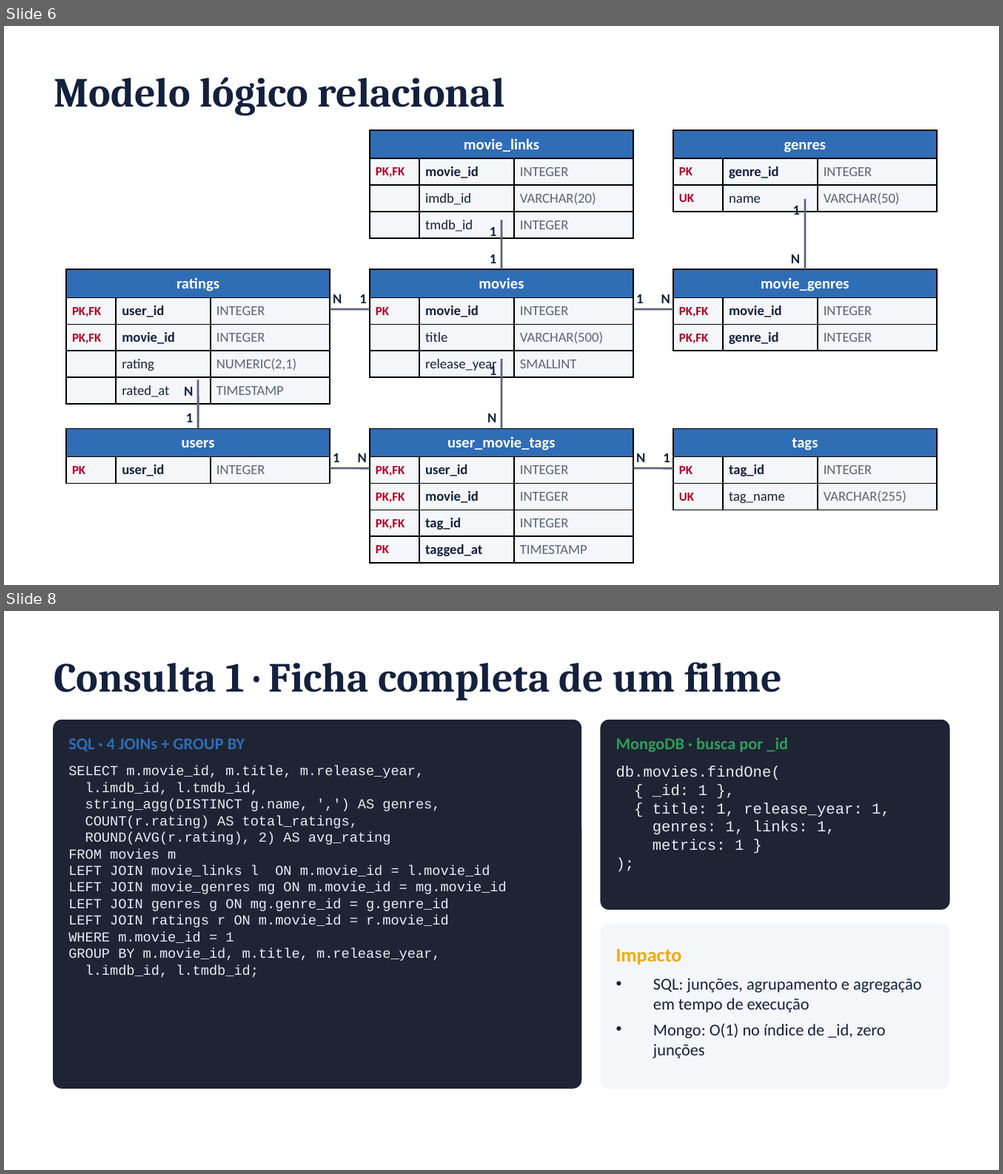
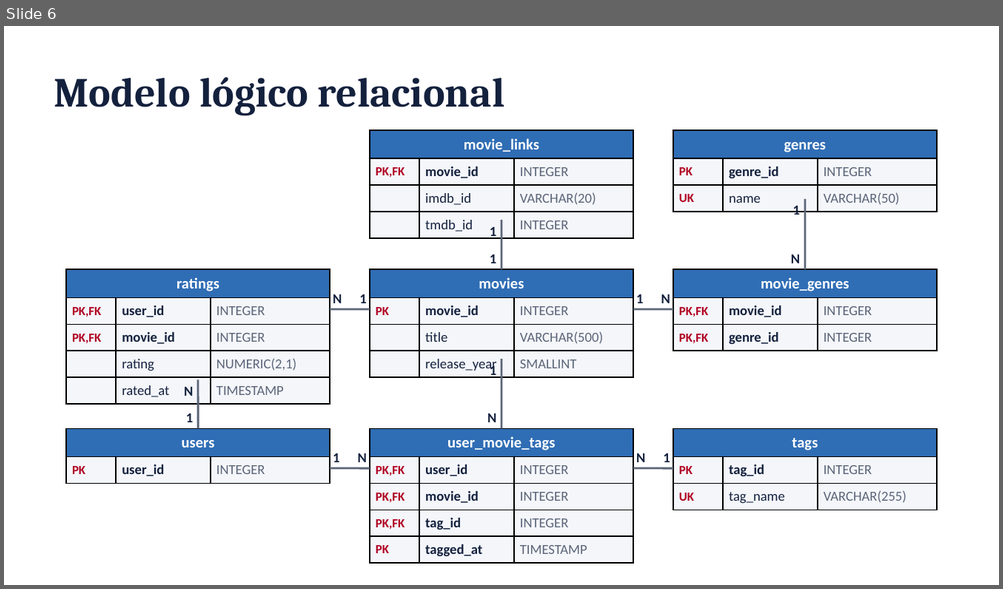
Before and after one commit to FineiasAntonio/BancoDeDados, a slide deck: docs/apresentacao.pptx. Shown one above the other, each under a label of ours: slides 6 and 8 before the commit, slide 6 after it; the slides between them are not shown. The pictures are 1003x1174 and 1003x589 pixels, drawn with LibreOffice and Linux fonts; fonts in the diff are those of the drawing. Boxes give left, top, right and bottom in pixels: in the first picture for what was removed or moved away, otherwise in the second. Text is boxed around its words. In the diff, an @@ line names an element or a change of style, - is before the commit and + after.

```diff
--- a/docs/apresentacao.pptx
+++ b/docs/apresentacao.pptx
@@ slide 8 removed at box(4, 611, 999, 1170), background #FFFFFF @@
@@ text removed at box(54, 662, 782, 701) @@
-Consulta 1 · Ficha completa de um filme
@@ rounded rectangle removed at box(54, 721, 581, 1088) @@
@@ rounded rectangle removed at box(600, 721, 949, 909) @@
@@ text removed at box(68, 738, 244, 752) @@
-SQL · 4 JOINs + GROUP BY
@@ text removed at box(616, 738, 788, 752) @@
-MongoDB · busca por _id
@@ text removed at box(68, 766, 506, 978) @@
-SELECT m.movie_id, m.title, m.release_year,
-l.imdb_id, l.tmdb_id,
-string_agg(DISTINCT g.name, ',') AS genres,
-COUNT(r.rating) AS total_ratings,
-ROUND(AVG(r.rating), 2) AS avg_rating
-FROM movies m
-LEFT JOIN movie_links l ON m.movie_id = l.movie_id
-LEFT JOIN movie_genres mg ON m.movie_id = mg.movie_id
-LEFT JOIN genres g ON mg.genre_id = g.genre_id
-LEFT JOIN ratings r ON m.movie_id = r.movie_id
-WHERE m.movie_id = 1
-GROUP BY m.movie_id, m.title, m.release_year,
-l.imdb_id, l.tmdb_id;
@@ text removed at box(616, 766, 890, 850) @@
-db.movies.findOne(
-{ _id: 1 },
-{ title: 1, release_year: 1,
-genres: 1, links: 1,
-metrics: 1 }
-);
@@ rounded rectangle removed at box(600, 924, 949, 1088) @@
@@ text removed at box(616, 949, 682, 965) @@
-Impacto
@@ text removed at box(653, 978, 921, 1059) @@
-• SQL: junções, agrupamento e agregação em tempo de execução
-• Mongo: O(1) no índice de _id, zero junções
```
Also in this commit, not shown: 5 slides changed, 8 slides added, 4 other slides removed.
